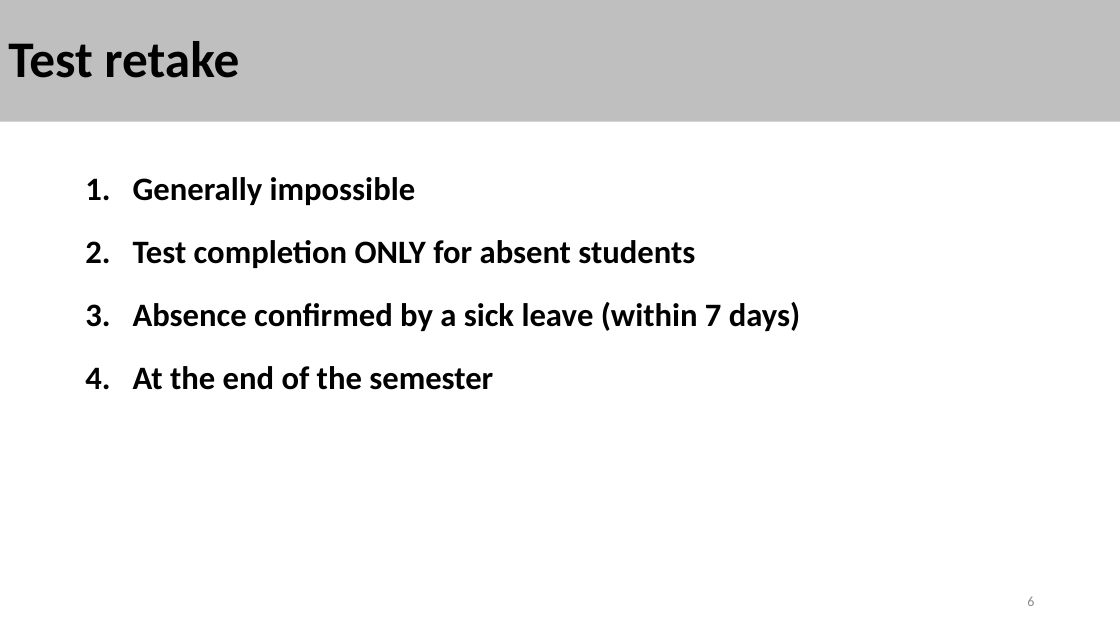
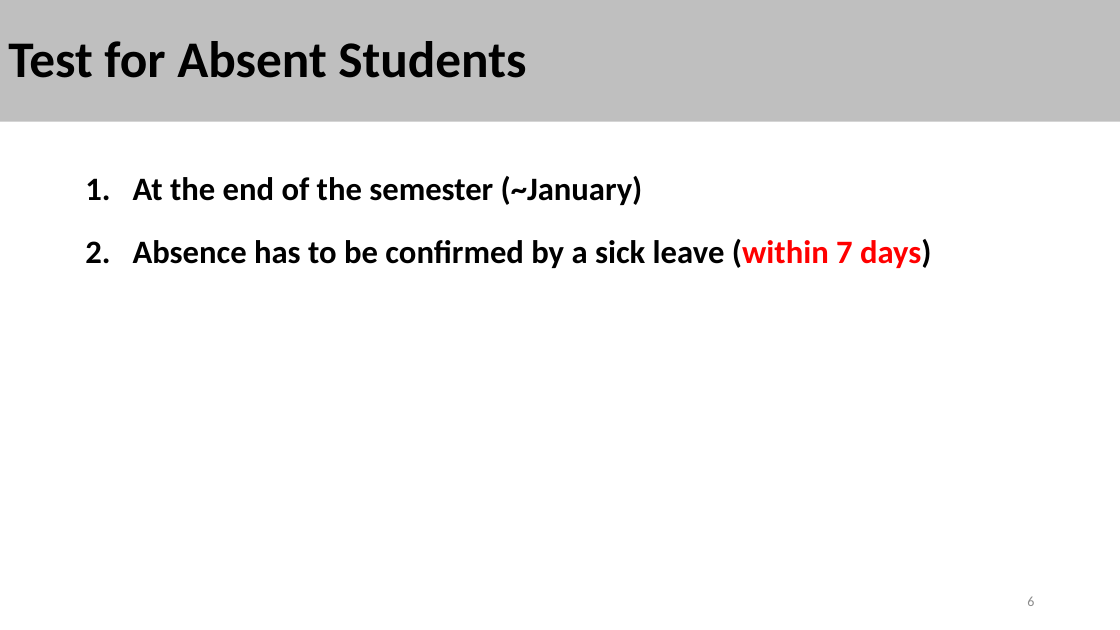
Before and after one commit to stalj/cp3, a slide deck: slide 6 of 01-CourseIntroduction/01-CourseIntroduction.pptx. Drawn at 1120x630 pixels with LibreOffice and Linux fonts; fonts in the diff are those of the drawing. Boxes give left, top, right and bottom in pixels: in the first picture for what was removed or moved away, otherwise in the second. Text is boxed around its words. In the diff, an @@ line names an element or a change of style, - is before the commit and + after.

```diff
--- a/01-CourseIntroduction/01-CourseIntroduction.pptx
+++ b/01-CourseIntroduction/01-CourseIntroduction.pptx
@@ title at box(8, 41, 526, 78): text changed @@
-Test retake
+Test for Absent Students
@@ text at box(133, 176, 931, 268): text changed @@
-1. Generally impossible
-2. Test completion ONLY for absent students
-3. Absence confirmed by a sick leave (within 7 days)
-4. At the end of the semester
+1. At the end of the semester (~January)
+2. Absence has to be confirmed by a sick leave (within 7 days)
```
Also in this commit, not shown: 4 other slides changed.
